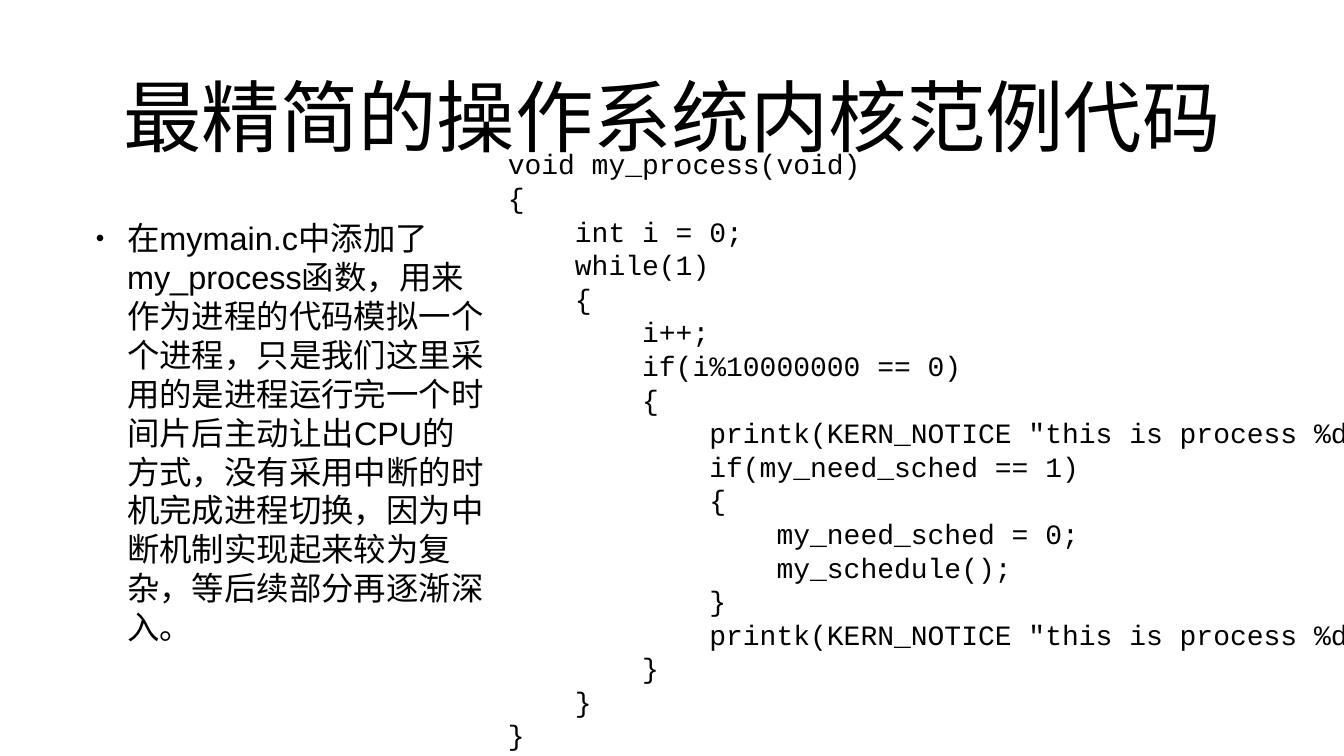
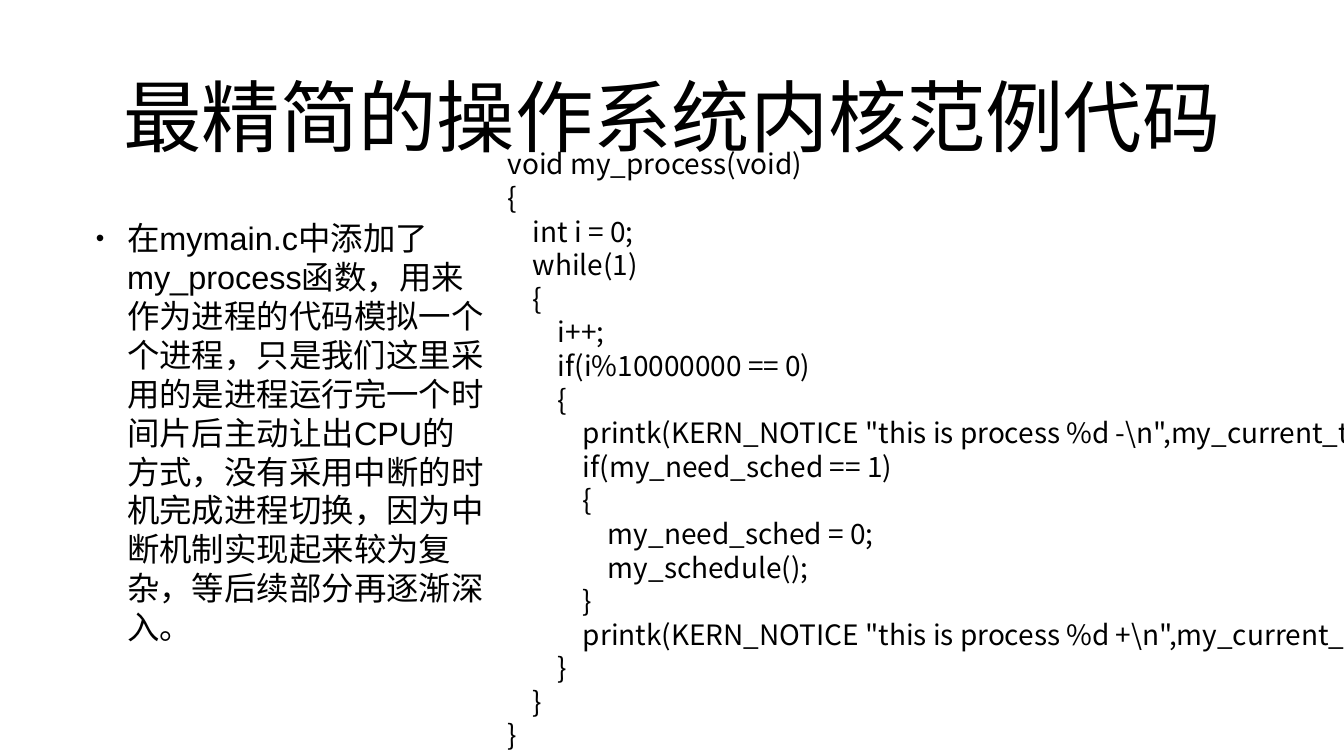
Before and after one commit to mengning/linuxkernel, a slide deck: slide 109 of ppt/2-计算机系统的基本工作原理.pptx (slide 110 before the commit). Drawn at 1344x756 pixels with LibreOffice and Linux fonts; fonts in the diff are those of the drawing. Boxes give left, top, right and bottom in pixels: in the first picture for what was removed or moved away, otherwise in the second. Text is boxed around its words. In the diff, an @@ line names an element or a change of style, - is before the commit and + after.

```diff
--- a/ppt/2-计算机系统的基本工作原理.pptx
+++ b/ppt/2-计算机系统的基本工作原理.pptx
@@ text "void my_process(void)": place and size @@
-text "void my_process(void)" at box(508, 155, 1344, 651)
+text "void my_process(void)" at box(508, 146, 1344, 652)
@@ text "void my_process(void)" at box(508, 146, 1344, 652): font Courier New to Noto Sans CJK SC @@
```
Also in this commit, not shown: 9 other slides changed, 1 slide added, 2 slides removed.
